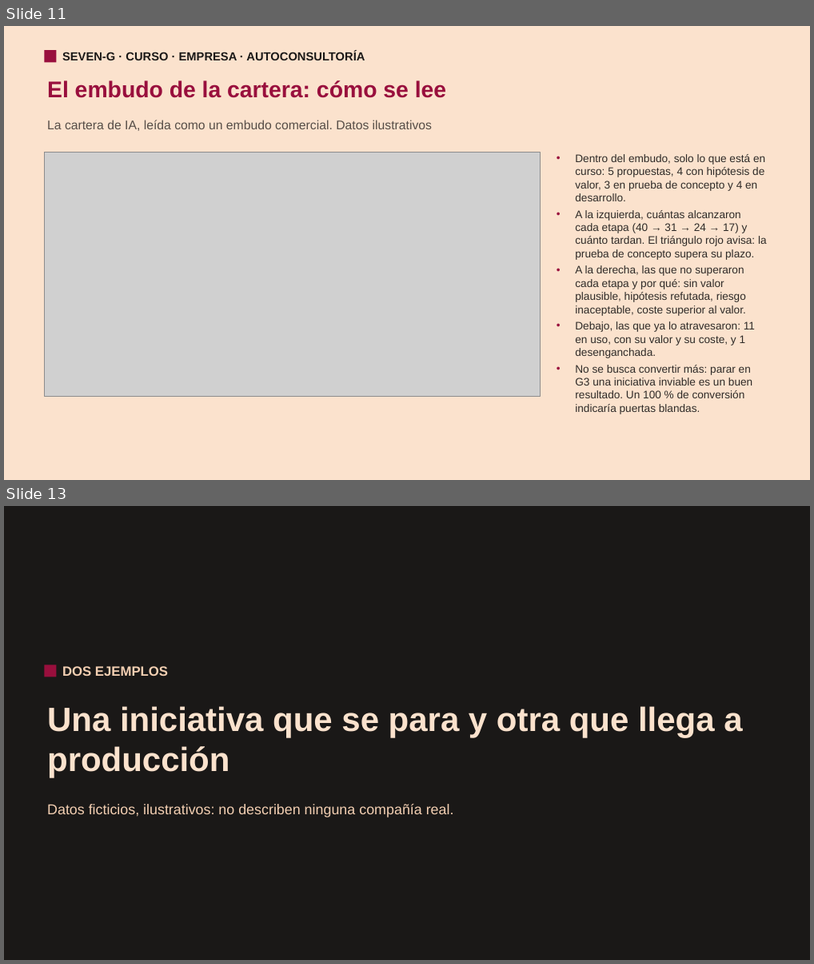
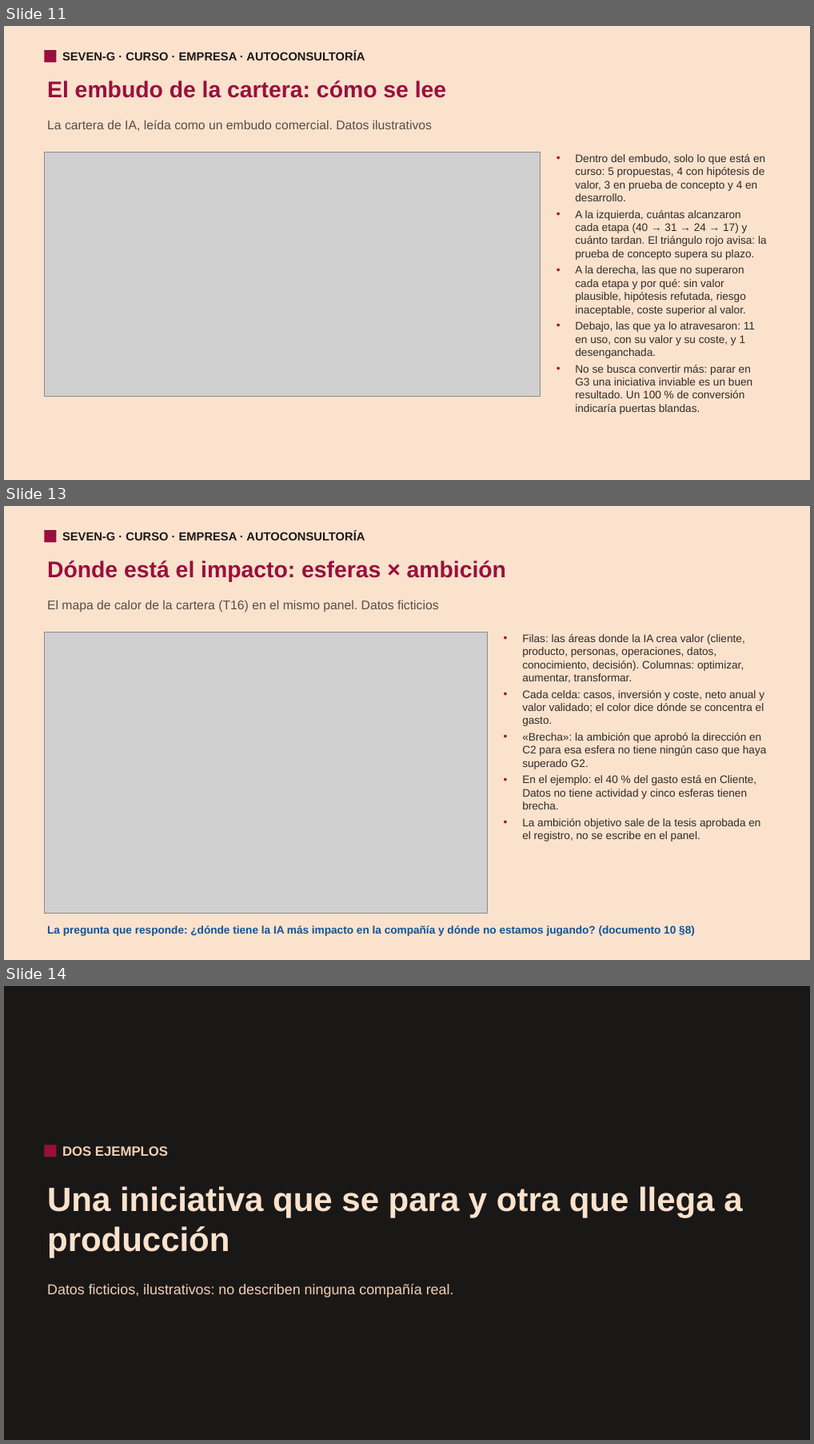
Before and after one commit to seachad/AI_CONSULTING, a slide deck: SEVEN-G/pptx/es/SEVEN-G_Curso_Empresa.pptx. Shown one above the other, each under a label of ours: slides 11 and 13 before the commit, slides 11, 13 and 14 after it; the slides between them are not shown. The pictures are 814x964 and 814x1444 pixels, drawn with LibreOffice and Linux fonts; fonts in the diff are those of the drawing; grey boxes stand for pictures. Boxes give left, top, right and bottom in pixels: in the first picture for what was removed or moved away, otherwise in the second. Text is boxed around its words. In the diff, an @@ line names an element or a change of style, - is before the commit and + after.

Commit message:
Cursos en presentacion: panel con frenos y diapositiva del mapa de impacto

```diff
--- a/SEVEN-G/pptx/es/SEVEN-G_Curso_Empresa.pptx
+++ b/SEVEN-G/pptx/es/SEVEN-G_Curso_Empresa.pptx
@@ slide 13 added at (4, 506, 810, 960), background #FBE2CD @@
@@ rectangle added at (45, 530, 57, 542), fill #990F3D @@
@@ text added at (62, 532, 365, 540), 14 pt, text #1A1817, bold @@
+SEVEN-G · CURSO · EMPRESA · AUTOCONSULTORÍA
@@ text added at (47, 560, 506, 582), 27 pt, text #990F3D, bold @@
+Dónde está el impacto: esferas × ambición
@@ text added at (47, 600, 439, 612), 15 pt, text #564D47 @@
+El mapa de calor de la cartera (T16) en el mismo panel. Datos ficticios
@@ picture added at (45, 632, 488, 912) @@
@@ text added at (522, 634, 767, 841), 13 pt, text #2F2B28 @@
+• Filas: las áreas donde la IA crea valor (cliente, producto, personas, operaciones, datos, conocimiento, decisión). Columnas: optimizar, aumentar, transformar.
+• Cada celda: casos, inversión y coste, neto anual y valor validado; el color dice dónde se concentra el gasto.
+• «Brecha»: la ambición que aprobó la dirección en C2 para esa esfera no tiene ningún caso que haya superado G2.
+• En el ejemplo: el 40 % del gasto está en Cliente, Datos no tiene actividad y cinco esferas tienen brecha.
+• La ambición objetivo sale de la tesis aprobada en el registro, no se escribe en el panel.
@@ text added at (47, 925, 695, 936), 13 pt, text #0F5499, bold @@
+La pregunta que responde: ¿dónde tiene la IA más impacto en la compañía y dónde no estamos jugando? (documento 10 §8)
@@ what was slide 13 is now slide 14 @@
```
Also in this commit, not shown: 1 slide changed, 14 other files.
